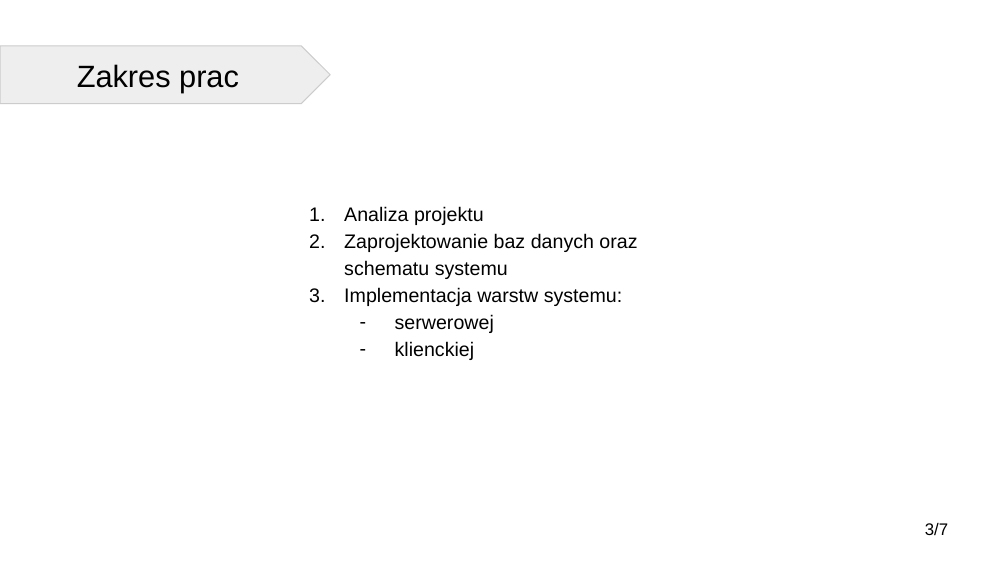
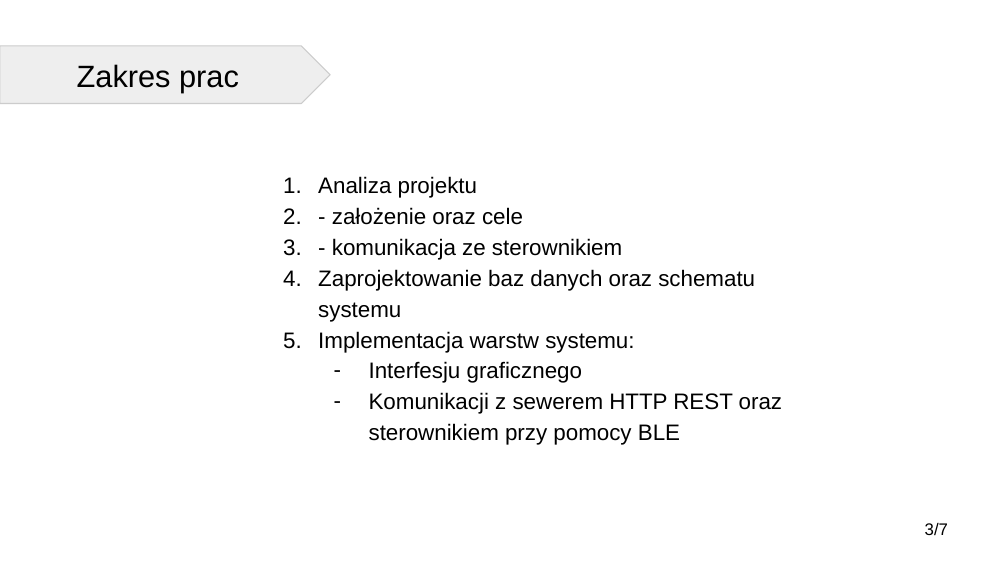
Before and after one commit to H1kosso/fountain-app, a slide deck: slide 3 of Preview/Praca dyplomowa - HMI do kurtyny wodnej.pptx. Drawn at 1008x567 pixels with LibreOffice and Linux fonts; fonts in the diff are those of the drawing. Boxes give left, top, right and bottom in pixels: in the first picture for what was removed or moved away, otherwise in the second. Text is boxed around its words. In the diff, an @@ line names an element or a change of style, - is before the commit and + after.

Commit message:
presentation

```diff
--- a/Preview/Praca dyplomowa - HMI do kurtyny wodnej.pptx
+++ b/Preview/Praca dyplomowa - HMI do kurtyny wodnej.pptx
@@ text "Analiza projektu": place and size @@
-text "Analiza projektu" at [344,206,637,360]
+text "Analiza projektu" at [318,176,782,445]
@@ text at [318,176,755,353]: size 14 to 16 pt in "Analiza projektu", "Zaprojektowanie baz danych oraz schematu systemu", "Implementacja warstw systemu:" @@
@@ text at [332,207,622,260]: paragraphs added @@
+2. - założenie oraz cele
+3. - komunikacja ze sterownikiem
@@ text at [369,361,782,445]: text changed; size 14 to 16 pt @@
-– serwerowej
-– klienckiej
+– Interfesju graficznego
+– Komunikacji z sewerem HTTP REST oraz sterownikiem przy pomocy BLE
```
Also in this commit, not shown: 4 other slides changed, 1 other file.
